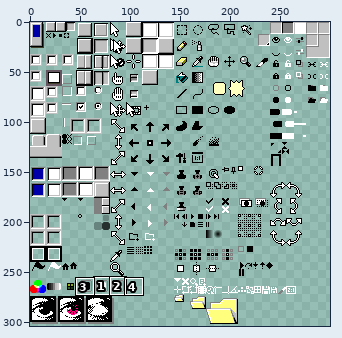
Sprite sheet, stored at Aseprite 95/sheet.png. Above: a wide view before the commit, with the close-up outlined.
Close-up. Before the commit:
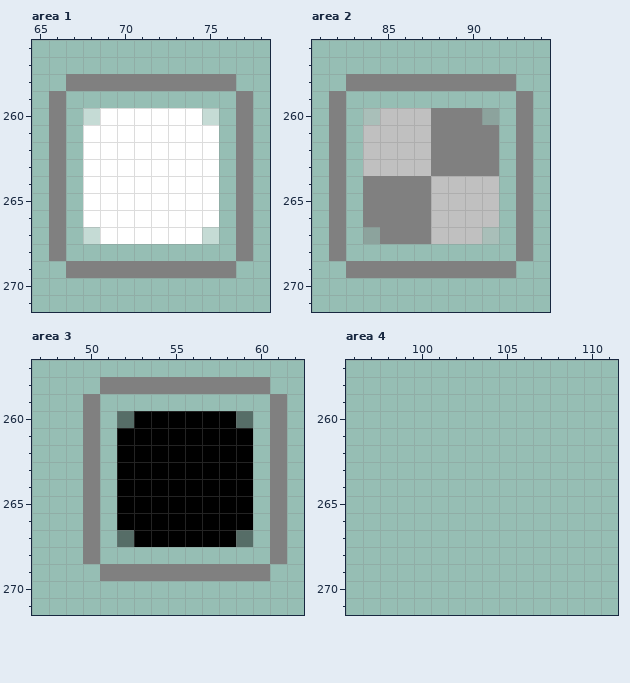
The file is 300x304 pixels. Pixels under 10% opacity are left out. Colours within 5 levels of each other are drawn and written as one. Shown: area 1: x 65..78, y 256..271; area 2: x 81..94, y 256..271; area 3: x 47..62, y 257..271; area 4: x 96..111, y 257..271. The commit also changed other parts of the picture, which this record leaves out.
The result:
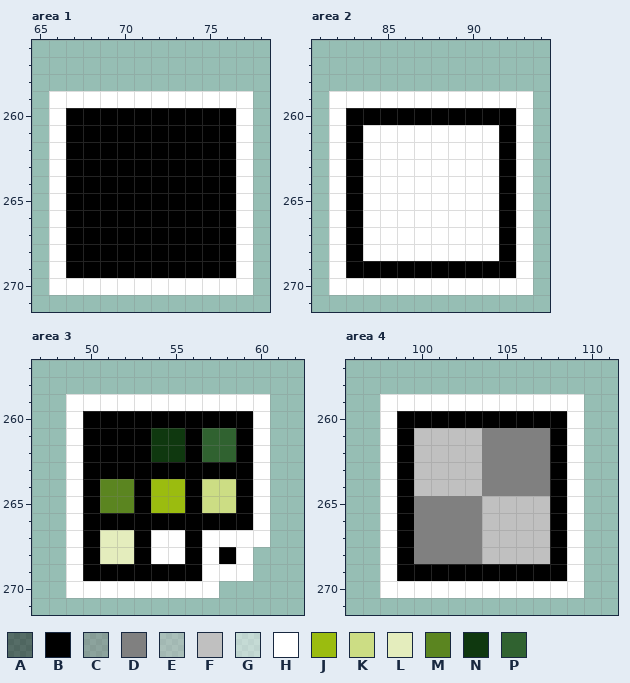
Palette (. is transparent): A #0000006d  B #000000  C #80808071  D #808080  E #c0c0c071  F #c0c0c0  G #ffffff71  H #ffffff  J #9bbc0f  K #ccdd84  L #e4edbd  M #5b8520  N #0f380f  P #306230
Changes in this commit:
Changed rows in their new state; - is an unchanged pixel.
Area 1:
first column x 66:
258 -..........-
259 HHHHHHHHHHHH
260 HBBBBBBBBBBH
261 HBBBBBBBBBBH
262 HBBBBBBBBBBH
263 HBBBBBBBBBBH
264 HBBBBBBBBBBH
265 HBBBBBBBBBBH
266 HBBBBBBBBBBH
267 HBBBBBBBBBBH
268 HBBBBBBBBBBH
269 HBBBBBBBBBBH
270 HHHHHHHHHHHH
Area 2:
first column x 82:
258 -..........-
259 HHHHHHHHHHHH
260 HBBBBBBBBBBH
261 HBHHHHHHHHBH
262 HBHHHHHHHHBH
263 HBHHHHHHHHBH
264 HBHHHHHHHHBH
265 HBHHHHHHHHBH
266 HBHHHHHHHHBH
267 HBHHHHHHHHBH
268 HBHHHHHHHHBH
269 HBBBBBBBBBBH
270 HHHHHHHHHHHH
Area 3:
first column x 49:
258 --..........-
259 HHHHHHHHHHHH.
260 HBBB------BH.
261 HBB--NN-PP-H.
262 HBB--NN-PP-H.
263 HBB--------H.
264 HBMM-JJ-KK-H.
265 HBMM-JJ-KK-H.
266 HBB--------H.
267 HBLL-HH-HHHH.
268 HBLLBHHBHBH-.
269 HBBBBBBBHHH.-
270 HHHHHHHHH----
Area 4:
first column x 98:
259 HHHHHHHHHHHH
260 HBBBBBBBBBBH
261 HBFFFFDDDDBH
262 HBFFFFDDDDBH
263 HBFFFFDDDDBH
264 HBFFFFDDDDBH
265 HBDDDDFFFFBH
266 HBDDDDFFFFBH
267 HBDDDDFFFFBH
268 HBDDDDFFFFBH
269 HBBBBBBBBBBH
270 HHHHHHHHHHHH
Changed places in both close-ups, as pixel boxes (x1, y1, x2, y2):
changed: (49, 74, 253, 295)
changed: (329, 74, 533, 295)
changed: (66, 377, 287, 598)
added: (380, 394, 584, 598)
